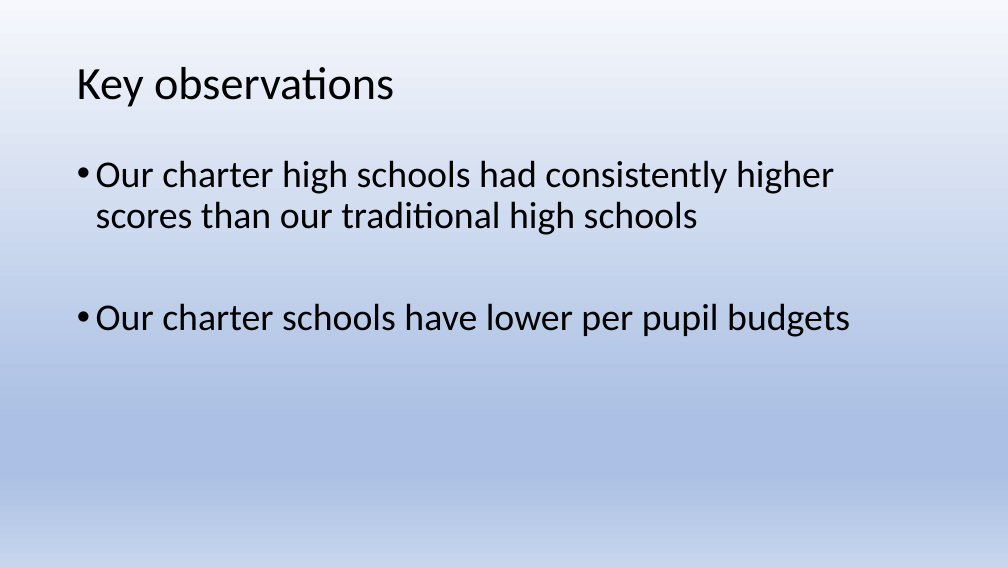
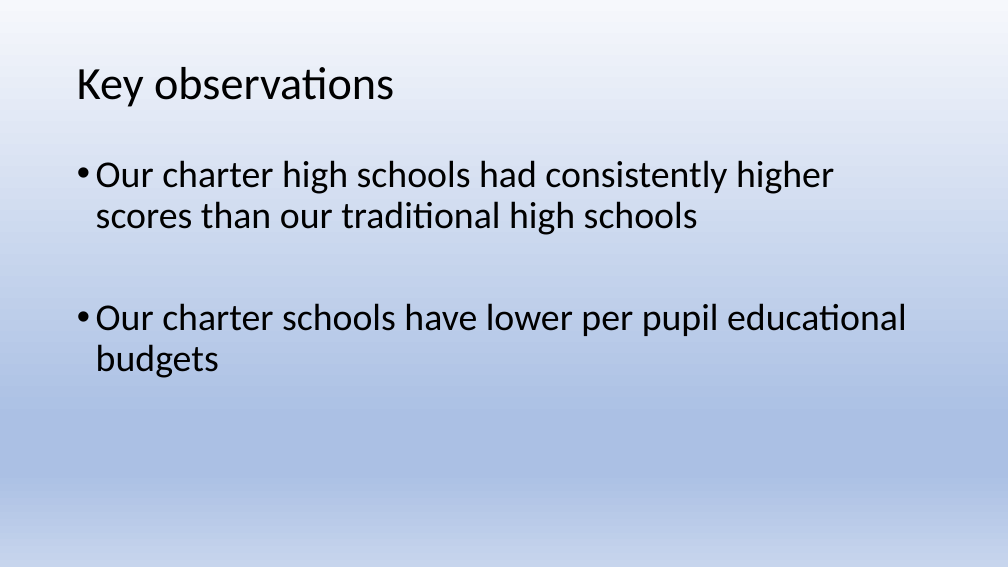
Before and after one commit to js816/tableau_school_district_analysis, a slide deck: slide 6 of School District Analysis.pptx (slide 5 before the commit). Drawn at 1008x567 pixels with LibreOffice and Linux fonts; fonts in the diff are those of the drawing. Boxes give left, top, right and bottom in pixels: in the first picture for what was removed or moved away, otherwise in the second. Text is boxed around its words. In the diff, an @@ line names an element or a change of style, - is before the commit and + after.

```diff
--- a/School District Analysis.pptx
+++ b/School District Analysis.pptx
@@ text at [96, 303, 906, 378]: text changed @@
-• Our charter schools have lower per pupil budgets
+• Our charter schools have lower per pupil educational budgets
```
Also in this commit, not shown: 12 other slides changed, 2 slides removed, 1 other file.
